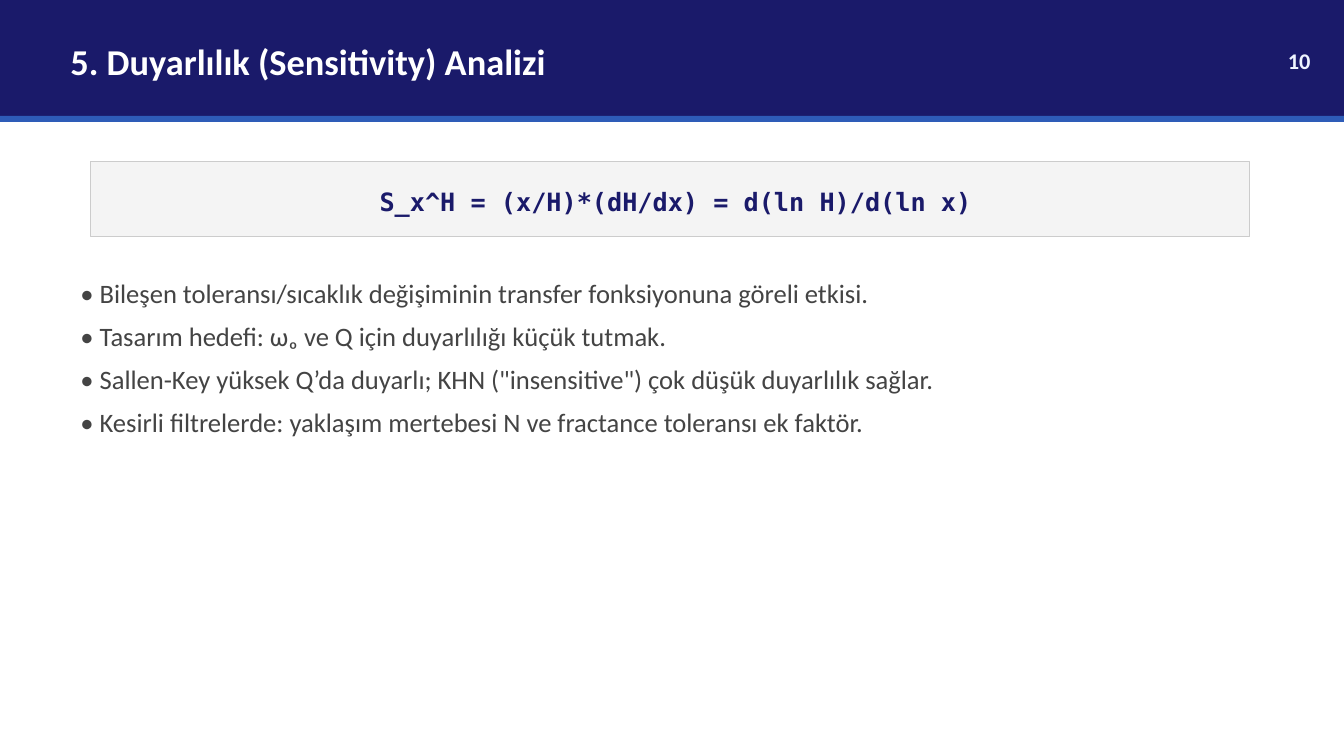
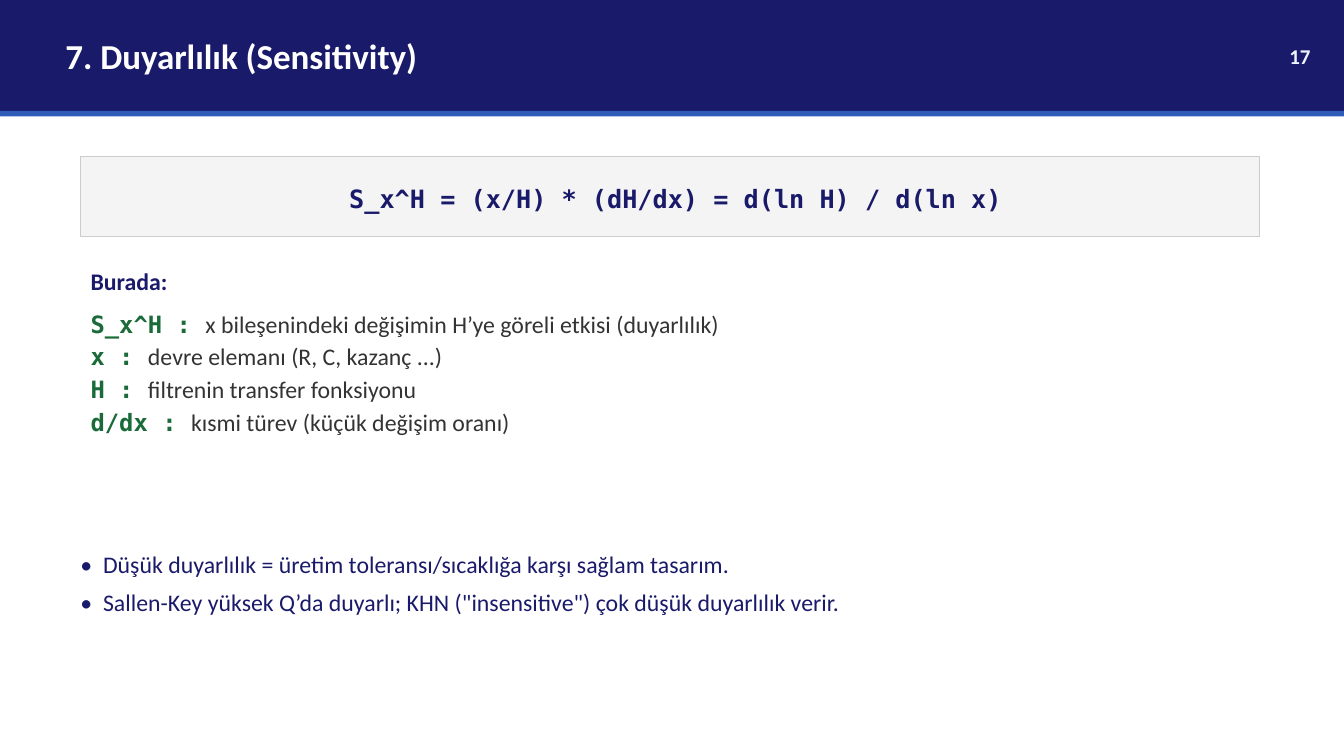
Before and after one commit to selinacr/selin, a slide deck: slide 17 of analog-filtre-tez/EEM537_Sunum_SelinACAR.pptx (slide 10 before the commit). Drawn at 1344x756 pixels with LibreOffice and Linux fonts; fonts in the diff are those of the drawing. Boxes give left, top, right and bottom in pixels: in the first picture for what was removed or moved away, otherwise in the second. Text is boxed around its words. In the diff, an @@ line names an element or a change of style, - is before the commit and + after.

```diff
--- a/analog-filtre-tez/EEM537_Sunum_SelinACAR.pptx
+++ b/analog-filtre-tez/EEM537_Sunum_SelinACAR.pptx
@@ rectangle: place and size @@
-rectangle at <box>0,0,1344,116</box>
+rectangle at <box>0,0,1344,111</box>
@@ text at <box>65,43,417,75</box>: text changed; size 26 to 25 pt @@
-5. Duyarlılık (Sensitivity) Analizi
+7. Duyarlılık (Sensitivity)
@@ text removed at <box>1288,54,1311,69</box> @@
-10
@@ text added at <box>1289,50,1310,64</box>, 15 pt, text #EEF4FF, bold @@
+17
@@ rectangle: place and size @@
-rectangle at <box>0,116,1344,122</box>
+rectangle at <box>0,111,1344,117</box>
@@ rectangle "S_x^H = (x/H) * (dH/dx) ...": place and size @@
-rectangle "S_x^H = (x/H) * (dH/dx) ..." at <box>91,161,1250,237</box>
+rectangle "S_x^H = (x/H) * (dH/dx) ..." at <box>81,156,1260,237</box>
@@ text in rectangle at <box>349,189,1001,214</box>: spaces changed @@
-S_x^H = (x/H)*(dH/dx) = d(ln H)/d(ln x)
+S_x^H = (x/H) * (dH/dx) = d(ln H) / d(ln x)
@@ text added at <box>91,273,168,290</box>, 17 pt, text #1A1A6A, bold @@
+Burada:
@@ text removed at <box>100,284,933,437</box> @@
-• Bileşen toleransı/sıcaklık değişiminin transfer fonksiyonuna göreli etkisi.
-• Tasarım hedefi: ωₒ ve Q için duyarlılığı küçük tutmak.
-• Sallen-Key yüksek Q’da duyarlı; KHN ("insensitive") çok düşük duyarlılık sağlar.
-• Kesirli filtrelerde: yaklaşım mertebesi N ve fractance toleransı ek faktör.
@@ text added at <box>91,315,718,435</box>, 17 pt, text #333333 @@
+S_x^H : x bileşenindeki değişimin H’ye göreli etkisi (duyarlılık)
+x : devre elemanı (R, C, kazanç ...)
+H : filtrenin transfer fonksiyonu
+d/dx : kısmi türev (küçük değişim oranı)
@@ text added at <box>103,556,839,615</box>, 17 pt, text #1A1A6A @@
+• Düşük duyarlılık = üretim toleransı/sıcaklığa karşı sağlam tasarım.
+• Sallen-Key yüksek Q’da duyarlı; KHN ("insensitive") çok düşük duyarlılık verir.
```
Also in this commit, not shown: 14 other slides changed, 12 slides added, 6 slides removed.
